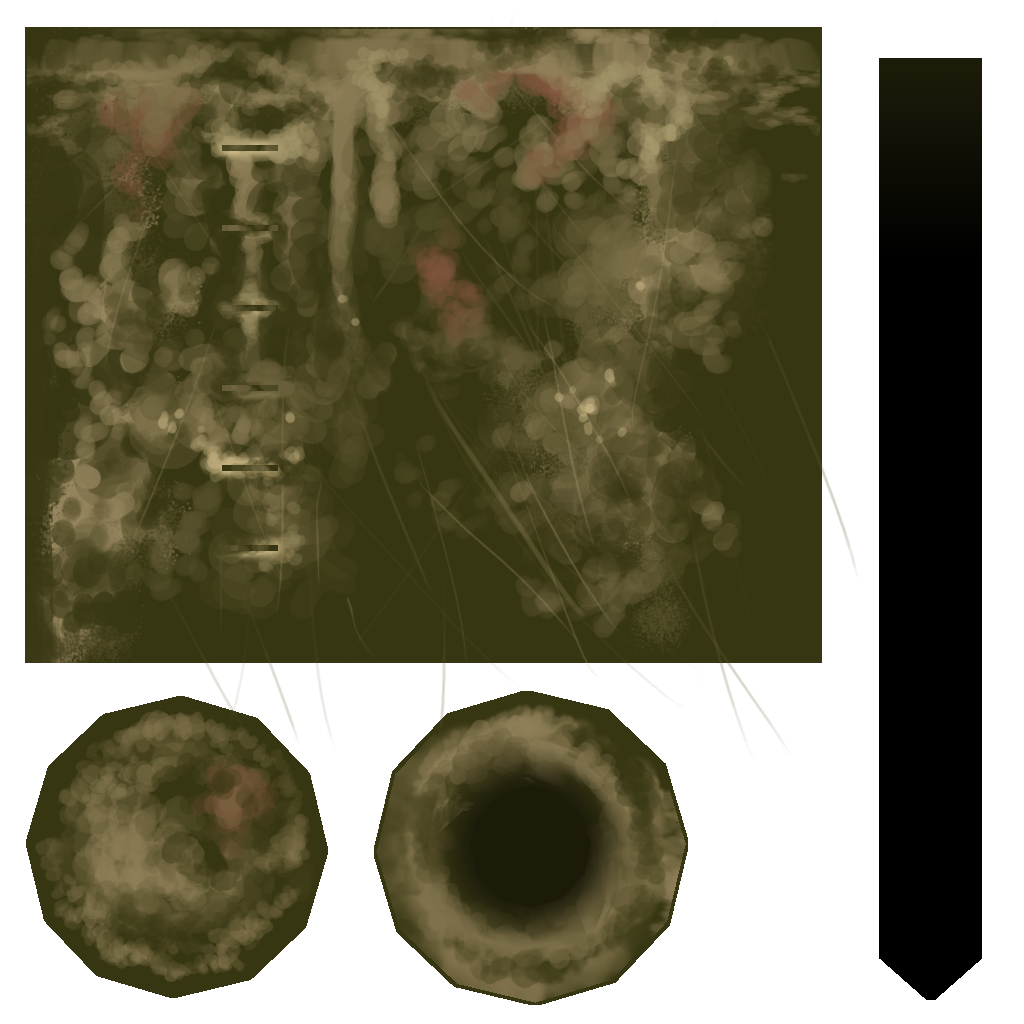
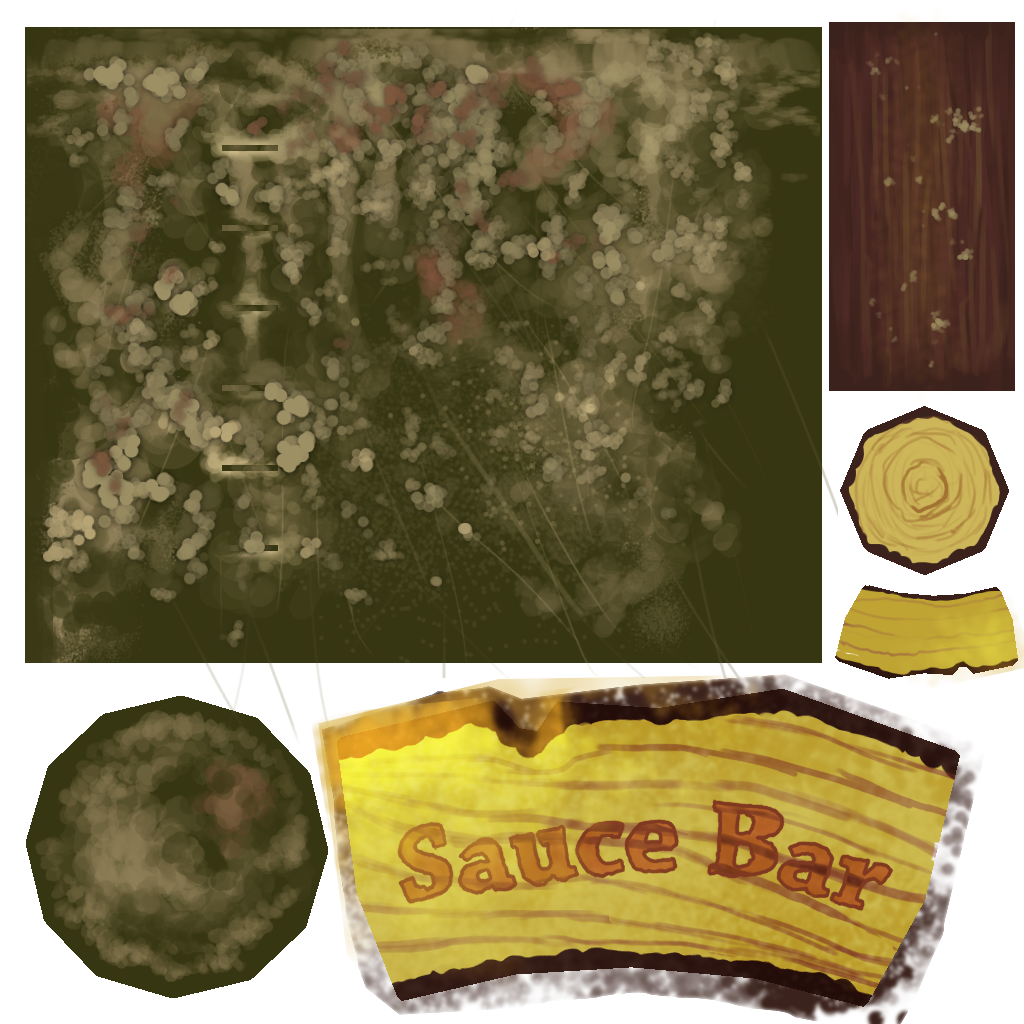
Before/after of a (1024, 1024) layered artwork. What changed in the layer stack:
added layer "新規レイヤー#4" (addition) above "新規レイヤー#2" over [left=311, top=5, right=1024, bottom=995]
added layer "新規レイヤー#2" above "新規レイヤー#1" over [left=397, top=798, right=894, bottom=912]
added layer "新規レイヤー#1" (color burn, 46%) above "新規レイヤー#3" over [left=399, top=801, right=892, bottom=911]
added layer "新規レイヤー#3" (soft light) above "新規レイヤー" over [left=322, top=674, right=984, bottom=1024]
painted on "新規レイヤー" over [left=337, top=22, right=1019, bottom=1007]
added layer "新規レイヤー#6" above "新規レイヤー#5" over [left=38, top=25, right=975, bottom=654]
added layer "新規レイヤー#5" above "背景" over [left=73, top=34, right=740, bottom=593]
painted on "背景" over [left=38, top=35, right=982, bottom=1005]
